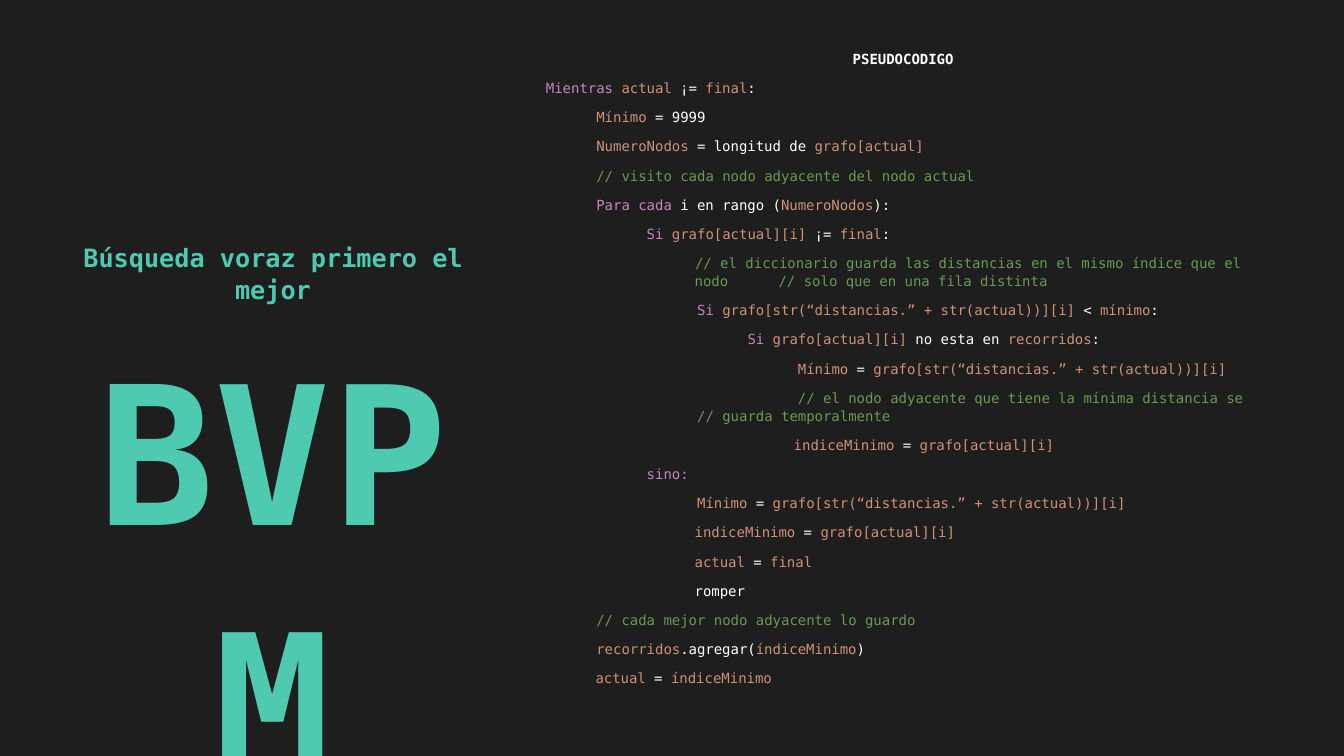
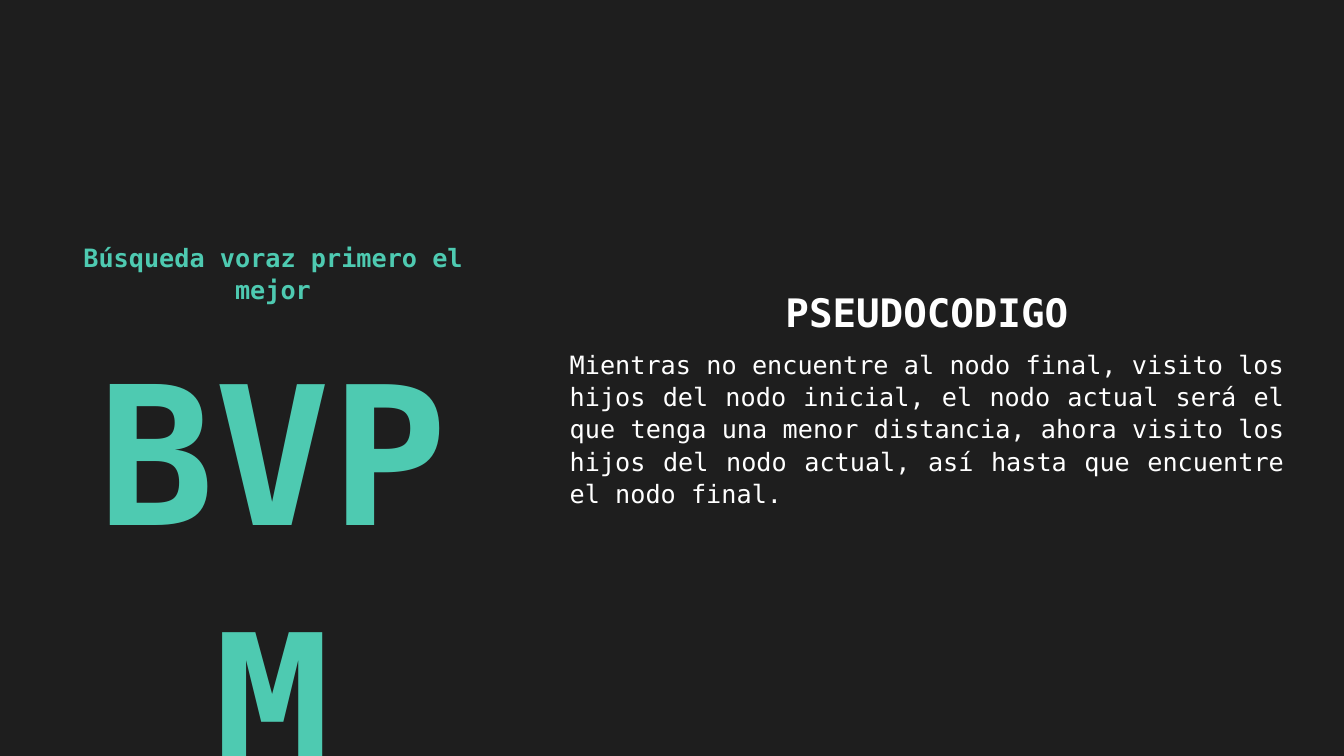
Before and after one commit to LUJAAA/PIA_IA, a slide deck: slide 8 of PIA/Resumen/ResumenReporte.pptx. Drawn at 1344x756 pixels with LibreOffice and Linux fonts; fonts in the diff are those of the drawing. Boxes give left, top, right and bottom in pixels: in the first picture for what was removed or moved away, otherwise in the second. Text is boxed around its words. In the diff, an @@ line names an element or a change of style, - is before the commit and + after.

```diff
--- a/PIA/Resumen/ResumenReporte.pptx
+++ b/PIA/Resumen/ResumenReporte.pptx
@@ text "PSEUDOCODIGO": place and size @@
-text "PSEUDOCODIGO" at box(546, 53, 1243, 683)
+text "PSEUDOCODIGO" at box(570, 298, 1284, 504)
@@ text at box(785, 298, 1068, 328): size 10 to 28 pt in "PSEUDOCODIGO" @@
@@ text at box(570, 354, 1284, 504): text changed; size 10 to 18 pt; text colour #CF9178 to #FFFFFF @@
-Mientras actual ¡= final:
-Mínimo = 9999
-NumeroNodos = longitud de grafo[actual]
-// visito cada nodo adyacente del nodo actual
-Para cada i en rango (NumeroNodos):
-Si grafo[actual][i] ¡= final:
-// el diccionario guarda las distancias en el mismo índice que el nodo // solo que en una fila distinta
-Si grafo[str(“distancias.” + str(actual))][i] < mínimo:
-Si grafo[actual][i] no esta en recorridos:
-Mínimo = grafo[str(“distancias.” + str(actual))][i]
-// el nodo adyacente que tiene la mínima distancia se // guarda temporalmente
-indiceMinimo = grafo[actual][i]
-sino:
-Mínimo = grafo[str(“distancias.” + str(actual))][i]
-indiceMinimo = grafo[actual][i]
-actual = final
-romper
-// cada mejor nodo adyacente lo guardo
-recorridos.agregar(índiceMinimo)
-actual = índiceMinimo
+Mientras no encuentre al nodo final, visito los hijos del nodo inicial, el nodo actual será el que tenga una menor distancia, ahora visito los hijos del nodo actual, así hasta que encuentre el nodo final.
```
Also in this commit, not shown: 2 other slides changed, 1 slide added, 1 slide removed, 1 other file.
